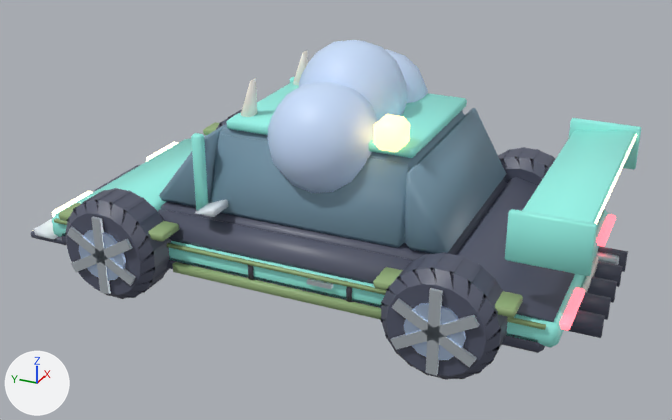
The Blender file drafts/cars/cloud_camel/redesign/cloud_camel.blend: old version first, new version second.
One viewpoint serves both versions: a 50 mm camera at (-7.17, -3.27, 4.17) aimed at (-0.15, -0.11, 0.66). The axes (+X, +Y, +Z) are drawn at lower left. The lights are the same throughout. The older version comes first.

The first picture shows 'Accent', 'Accent2', 'Body', 'Glass', 'Light2', 'Light4', 'Metal', 'Metal2', 'Trim', 'Wheel_FL', 'Wheel_RL', 'Wheel_RR' and 6 more.
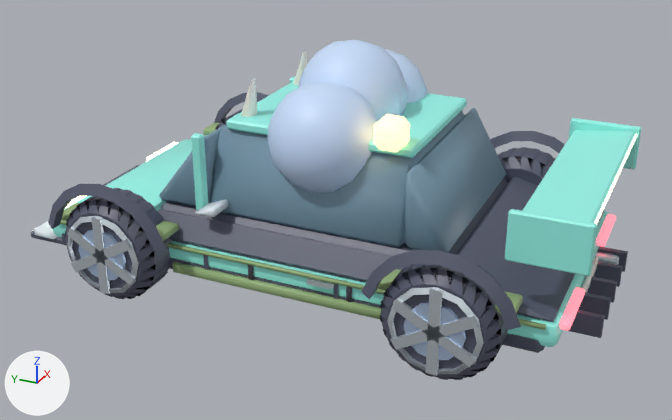
The change in detail:
me_trim is used by ob_trim; location (0.0, 0.0, 0.0).
me_trim had 190 vertices, 194 faces and spanned x -1.15..1.15, y -2.6..2.69, z 0.22..0.8.
me_trim now has 330 vertices, 314 faces and spans x -1.45..1.45, y -2.6..2.69, z 0.22..1.12.
me_trim part 1: a new loose piece, a box spanning x -1.166..-1.146, y 0.641..0.675, z 0.367..0.54, in mat_cloud_camel_trim (greyish blue #55596c).
me_trim part 2: a new loose piece, a box spanning x -1.166..-1.146, y -0.581..-0.547, z 0.367..0.54, in mat_cloud_camel_trim (greyish blue #55596c).
me_trim part 3: a new loose piece of 27 vertices spanning x -1.45..-1.35, y 0.88..2.12, z 0.62..1.12, in mat_cloud_camel_trim (greyish blue #55596c).
me_trim part 4: a new loose piece of 27 vertices spanning x -1.45..-1.35, y -2.12..-0.88, z 0.62..1.12, in mat_cloud_camel_trim (greyish blue #55596c).
me_trim part 5: a new loose piece of 27 vertices spanning x 1.35..1.45, y 0.88..2.12, z 0.62..1.12, in mat_cloud_camel_trim (greyish blue #55596c).
me_trim part 6: a new loose piece of 27 vertices spanning x 1.35..1.45, y -2.12..-0.88, z 0.62..1.12, in mat_cloud_camel_trim (greyish blue #55596c).
Other edits to the shape of me_trim do not show in these pictures.
me_body is used by ob_body; location (0.0, 0.0, 0.0).
me_body had 186 vertices, 202 faces and spanned x -1.15..1.15, y -2.52..2.35, z 0.33..1.59.
me_body now has 242 vertices, 251 faces and spans x -1.15..1.15, y -2.52..2.35, z 0.33..1.59.
me_body part 7: the loose piece of 24 vertices spanning x -1.15..1.15, y -2.35..2.35, z 0.33..0.55 is rebuilt with 56 vertices and now spans x -1.15..1.15, y -2.35..2.35, z 0.33..0.55.
me_body part 8: the loose piece of 18 vertices spanning x -1.15..1.15, y 1.27..2.3, z 0.55..0.78 is rebuilt with 42 vertices and now spans x -1.15..1.15, y 1.27..2.31, z 0.55..0.78.
me_metal is used by ob_metal; location (0.0, 0.0, 0.0).
me_metal had 232 vertices, 210 faces and spanned x -1.5..1.5, y -2.54..1.84, z 0.12..1.28.
me_metal now has 376 vertices, 354 faces and spans x -1.5..1.5, y -2.54..1.88, z 0.1..1.28.
me_metal part 9: a new loose piece of 36 vertices spanning x -1.5..-1.44, y 1.13..1.88, z 0.1..0.86, in mat_cloud_camel_metal (white #dde6ed).
me_metal part 10: a new loose piece of 36 vertices spanning x -1.5..-1.44, y -1.88..-1.13, z 0.1..0.86, in mat_cloud_camel_metal (white #dde6ed).
Other edits to the shape of me_metal do not show in these pictures.

Changed parts and their boxes [x1, y1, x2, y2] in the pictures (672 x 420 px):
'Trim', reshaped: before [31, 165, 628, 353]; after [31, 92, 628, 353]
'Body', reshaped: before [52, 77, 641, 348]; after [53, 77, 641, 347]
part 1 of me_trim, added: after [203, 255, 209, 270]
part 2 of me_trim, added: after [334, 284, 339, 299]
part 3 of me_trim, added: after [48, 184, 166, 252]
part 4 of me_trim, added: after [361, 250, 521, 330]
part 5 of me_trim, added: after [214, 92, 269, 123]
part 6 of me_trim, added: after [491, 131, 565, 153]
part 7 of me_body, rebuilt: before [52, 210, 608, 348]; after [53, 211, 608, 347]
part 8 of me_body, rebuilt (6% shorter): before [56, 139, 192, 216]; after [64, 139, 192, 211]
part 9 of me_metal, added: after [67, 216, 139, 293]
part 10 of me_metal, added: after [387, 287, 484, 374]
